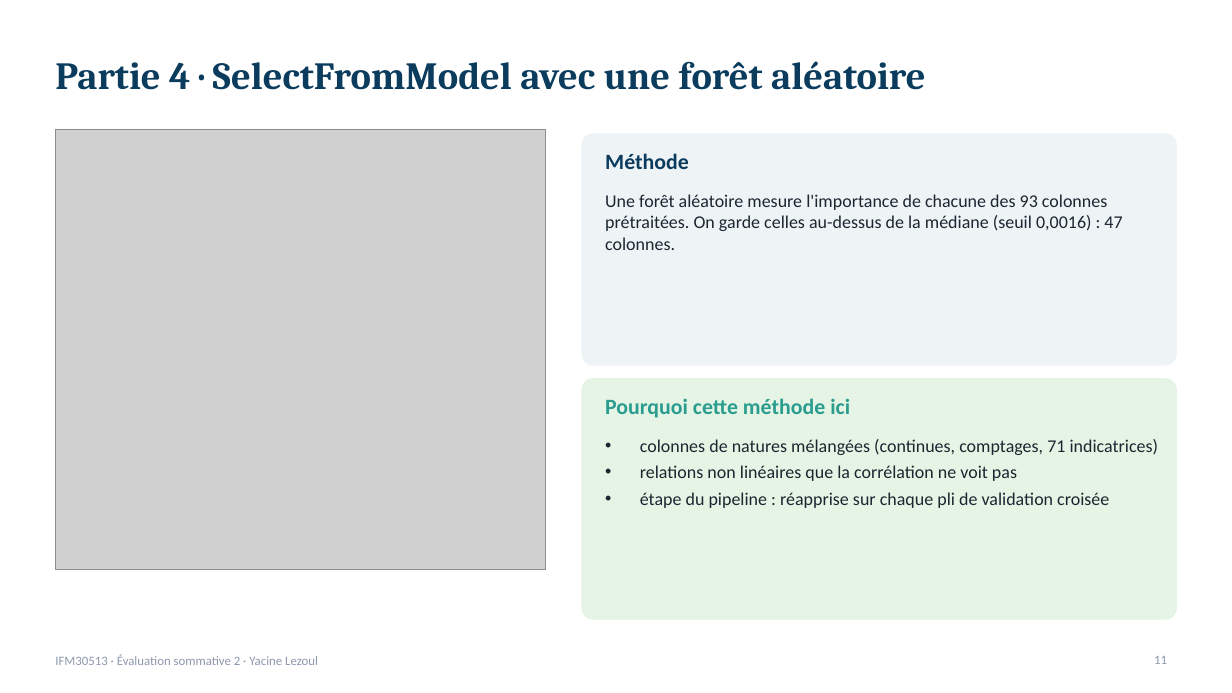
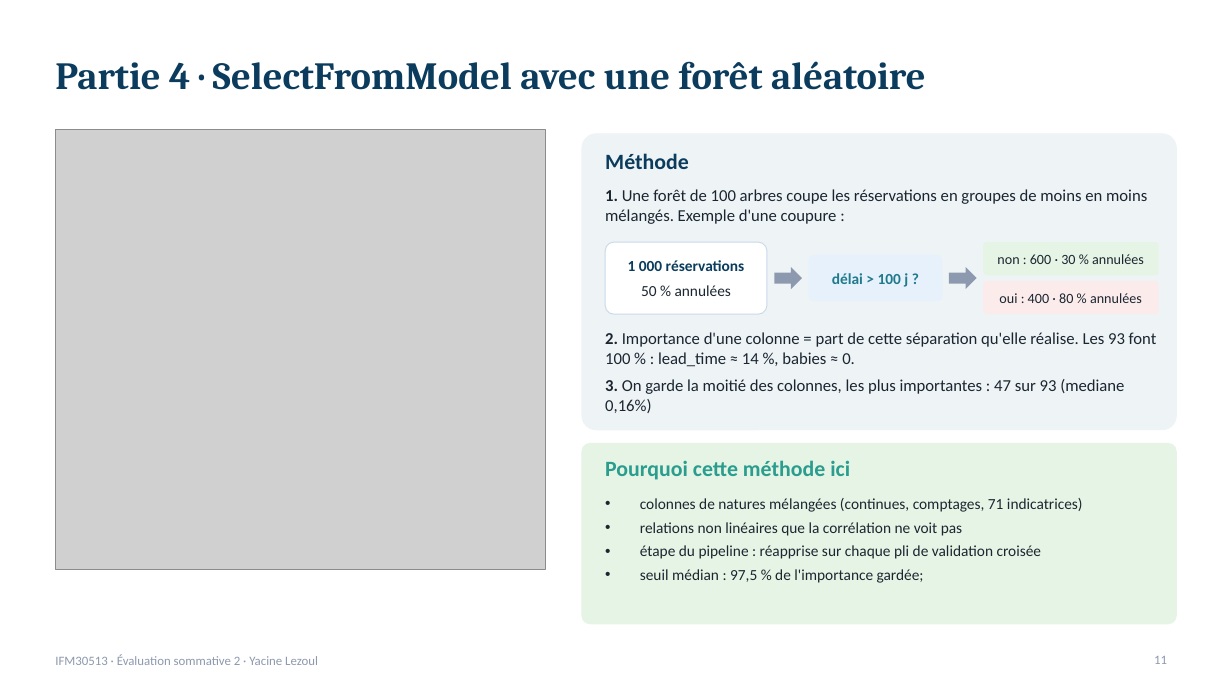
Before and after one commit to lezoul/hotel-cancellation-pipeline, a slide deck: slide 11 of reports/presentation_annulations.pptx. Drawn at 1232x693 pixels with LibreOffice and Linux fonts; fonts in the diff are those of the drawing; grey boxes stand for pictures. Boxes give left, top, right and bottom in pixels: in the first picture for what was removed or moved away, otherwise in the second. Text is boxed around its words. In the diff, an @@ line names an element or a change of style, - is before the commit and + after.

```diff
--- a/reports/presentation_annulations.pptx
+++ b/reports/presentation_annulations.pptx
@@ rounded rectangle: place and size @@
-rounded rectangle at [582, 134, 1177, 365]
+rounded rectangle at [582, 134, 1177, 430]
@@ text at [605, 189, 1147, 224]: text changed; size 14 to 13 pt @@
-Une forêt aléatoire mesure l'importance de chacune des 93 colonnes prétraitées. On garde celles au-dessus de la médiane (seuil 0,0016) : 47 colonnes.
+1. Une forêt de 100 arbres coupe les réservations en groupes de moins en moins mélangés. Exemple d'une coupure :
@@ rounded rectangle added at [605, 242, 767, 314], fill #FFFFFF, outline #C9D9E8 0.75 pt, 12 pt, text #0B3C5D, bold @@
+1 000 réservations
+50 % annulées
@@ right arrow added at [775, 267, 802, 289], fill #8D99AE @@
@@ rounded rectangle added at [809, 255, 943, 301], fill #E7F1FB, 12 pt, text #1F7A8C, bold @@
+délai > 100 j ?
@@ right arrow added at [949, 267, 977, 289], fill #8D99AE @@
@@ rounded rectangle added at [983, 242, 1159, 275], fill #E5F4E4, 11 pt, text #1B2631 @@
+non : 600 · 30 % annulées
@@ rounded rectangle added at [983, 281, 1159, 314], fill #FBEBEB, 11 pt, text #1B2631 @@
+oui : 400 · 80 % annulées
@@ text added at [605, 332, 1157, 413], 13 pt, text #1B2631 @@
+2. Importance d'une colonne = part de cette séparation qu'elle réalise. Les 93 font 100 % : lead_time ≈ 14 %, babies ≈ 0.
+3. On garde la moitié des colonnes, les plus importantes : 47 sur 93 (mediane 0,16%)
@@ rounded rectangle: place and size @@
-rounded rectangle at [582, 379, 1177, 619]
+rounded rectangle at [582, 444, 1177, 624]
@@ text "Pourquoi cette méthode ici": place and size @@
-text "Pourquoi cette méthode ici" at [605, 398, 850, 418]
+text "Pourquoi cette méthode ici" at [605, 460, 850, 480]
@@ text "colonnes de natures mélangées (continues, ...": place and size @@
-text "colonnes de natures mélangées (continues, ..." at [640, 439, 1159, 508]
+text "colonnes de natures mélangées (continues, ..." at [640, 498, 1083, 583]
@@ text at [640, 498, 1083, 559]: size 14 to 12 pt in "colonnes de natures mélangées (continues, comptages, 71 ...", "relations non linéaires que la corrélation ne ...", "étape du pipeline : réapprise sur chaque ..." @@
@@ text at [640, 569, 924, 583]: paragraph added @@
+• seuil médian : 97,5 % de l'importance gardée;
```
Also in this commit, not shown: 3 other slides changed, 1 slide added, 1 other file.
